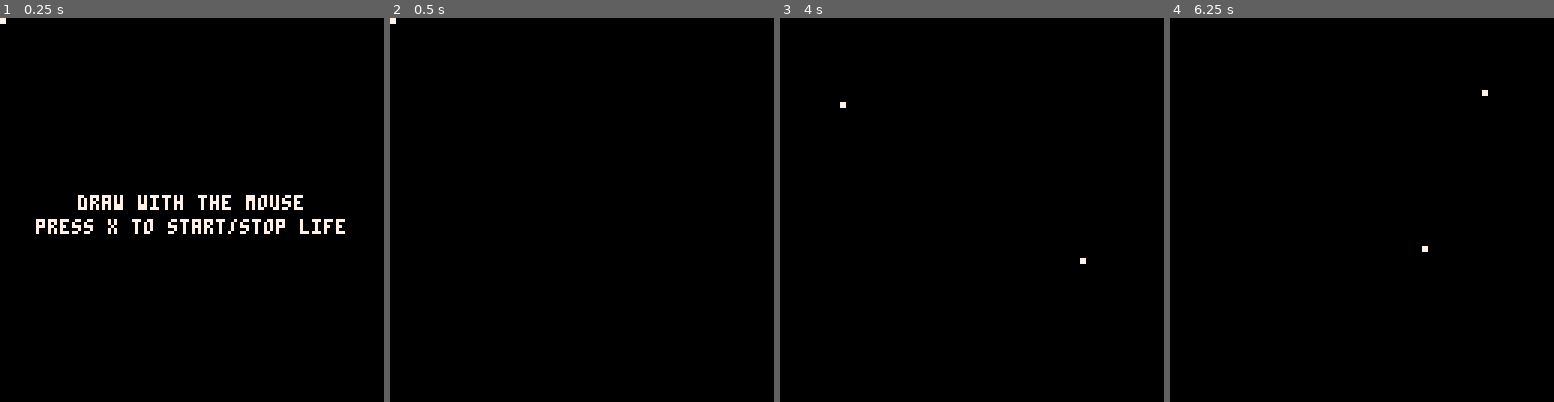
Above: before the commit, frames 1-4 (left to right).
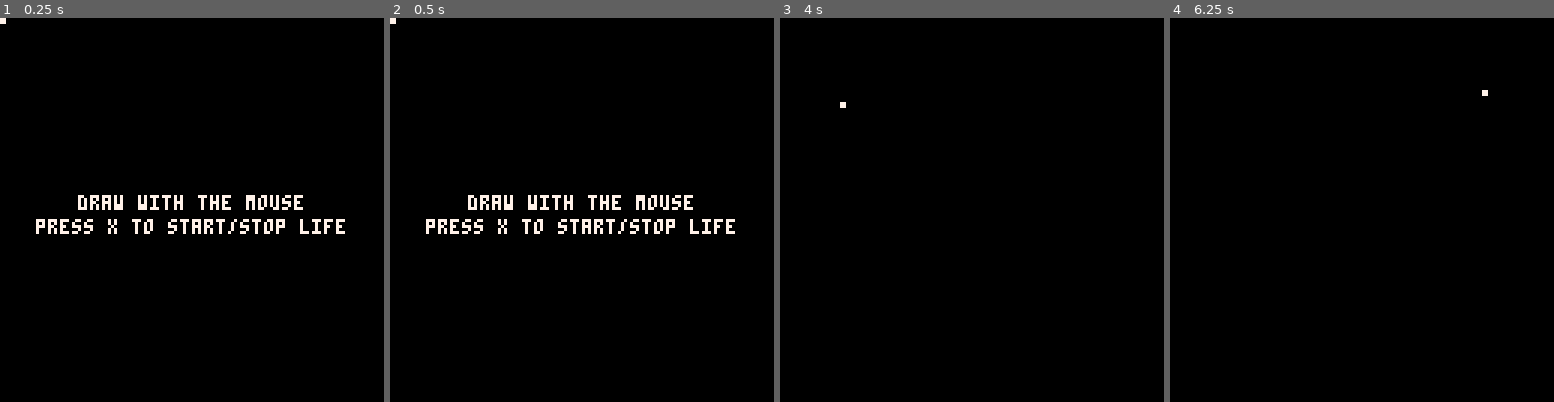
Above: after the commit, the same moments.

Repository: joelnet/pico8-gameoflife
Game: PICO-8 cartridge app.p8
Two runs of this game, one before a commit and one after it. Both use one fixed random seed, a clock stepped at 60 frames per second and the inputs below.
Inputs (mouse positions are in pixels of both pictures, inside the frame that each line leads up to):
- Up to frame 1 (0.25 s): no input
- Up to frame 2 (0.5 s): tap X (X key) at 0.33 s
- Up to frame 3 (4 s): click (1060, 121) at 0.67 s; tap X (X key) at 1.07, 1.85, 2.97 s; click (826, 267) at 1.22 s; click (887, 114) at 1.77 s; click (952, 259) at 2.32 s; click (1014, 106) at 2.87 s; click (1075, 256) at 3.42 s; click (841, 102) at 3.97 s
- Up to frame 4 (6.25 s): tap X (X key) at 4.08, 5.2 s; click (1292, 248) at 4.52 s; click (1354, 94) at 5.07 s; click (1419, 244) at 5.62 s; click (1481, 90) at 6.17 s

Frame 1 is identical in both runs. In frame 2, 2.2% of the frame differs, in the area x 9-90%, y 46-57%; in frame 3, less than 0.1%; in frame 4, less than 0.1%.

Commit message:
chore: 🤖 refactor

Diff:
--- a/app.p8
+++ b/app.p8
@@ -6,6 +6,9 @@
 #include lib/logs.lua
 #include lib/mouse.lua
 #include grid.lua
+#include mode_welcome.lua
+#include mode_play.lua
+#include mode_draw.lua
 __gfx__
 77000000000000000000000000000000000000000000000000000000000000000000000000000000000000000000000000000000000000000000000000000000
 77000000000000000000000000000000000000000000000000000000000000000000000000000000000000000000000000000000000000000000000000000000
--- a/main.lua
+++ b/main.lua
@@ -13,32 +13,18 @@
 end
 
 function _update()
+  if (mode == "welcome") then
+    _update_welcome()
+  elseif (mode == "draw") then
+    _update_draw()
+  elseif (mode == "play") then
+    _update_play()
+  end
+
   local x,y = mouse.pos()
   local b = mouse.button()
 
   t += 1
-
-  if (mode == "welcome" and (btn(❎) or b == 1)) then
-    mode = "draw"
-  elseif (btn(❎) and mode == "draw" and last.btnx + 10 < t) then
-    last.btnx = t
-    mode = "play"
-  elseif (btn(❎) and mode == "play" and last.btnx + 10 < t) then
-    last.btnx = t
-    mode = "draw"
-  end
-
-
-  if (b == 1) then
-    local flrx = flr(x/2)
-    local flry = flr(y/2)
-    if (last.b ~= b or flr(last.x/2) ~= flrx or flr(last.y/2) ~= flry) then
-      if (x > 0 and x < 128 and y > 0 and y < 128) then
-        grid.toggle(flry + 1, flrx + 1)
-      end
-    end
-  end
-
   last.b = b
   last.x = x
   last.y = y
@@ -46,8 +32,6 @@
 
 function _draw()
   cls()
-
-  local x,y = mouse.pos()
 
   if (mode == "welcome") then
     _draw_welcome()
@@ -57,22 +41,7 @@
     _draw_draw()
   end
 
+  local x,y = mouse.pos()
+
   spr(0, flr((x) / 2) * 2 + 2, flr((y) / 2) * 2 + 2)
 end
-
-function _draw_welcome()
-  print("draw with the mouse", (128-19*4)/2, (128-2*5)/2, 7)
-  print("press x to start/stop life", (128-26*4)/2, (128-2*5)/2+8, 7)
-end
-
-function _draw_play()
-  if (last.draw + 2 < t) then
-    last.draw = t
-    grid.run()
-  end
-  grid.draw()
-end
-
-function _draw_draw()
-  grid.draw()
-end
--- /dev/null
+++ b/mode_draw.lua
@@ -0,0 +1,24 @@
+function _update_draw()
+    if (btn(❎) and last.btnx + 10 < t) then
+        last.btnx = t
+        mode = "play"
+        return
+    end
+
+    local x,y = mouse.pos()
+    local b = mouse.button()
+
+    if (b == 1) then
+        local flrx = flr(x/2)
+        local flry = flr(y/2)
+        if (last.b ~= b or flr(last.x/2) ~= flrx or flr(last.y/2) ~= flry) then
+          if (x > 0 and x < 128 and y > 0 and y < 128) then
+            grid.toggle(flry + 1, flrx + 1)
+          end
+        end
+    end
+end
+
+function _draw_draw()
+    grid.draw()
+end
--- /dev/null
+++ b/mode_play.lua
@@ -0,0 +1,14 @@
+function _update_play()
+  if (btn(❎) and last.btnx + 10 < t) then
+    last.btnx = t
+    mode = "draw"
+  end
+end
+
+function _draw_play()
+    if (last.draw + 2 < t) then
+      last.draw = t
+      grid.run()
+    end
+    grid.draw()
+end
--- /dev/null
+++ b/mode_welcome.lua
@@ -0,0 +1,11 @@
+function _update_welcome()
+    local b = mouse.button()
+    if (b == 1) then
+        mode = "draw"
+    end
+end
+
+function _draw_welcome()
+    print("draw with the mouse", (128-19*4)/2, (128-2*5)/2, 7)
+    print("press x to start/stop life", (128-26*4)/2, (128-2*5)/2+8, 7)
+end
Not shown, changed: .gitignore
Not shown, changed: README.md
Not shown, changed: docs/life.html
Not shown, changed: docs/life.js
Not shown, changed: html/_part.html
